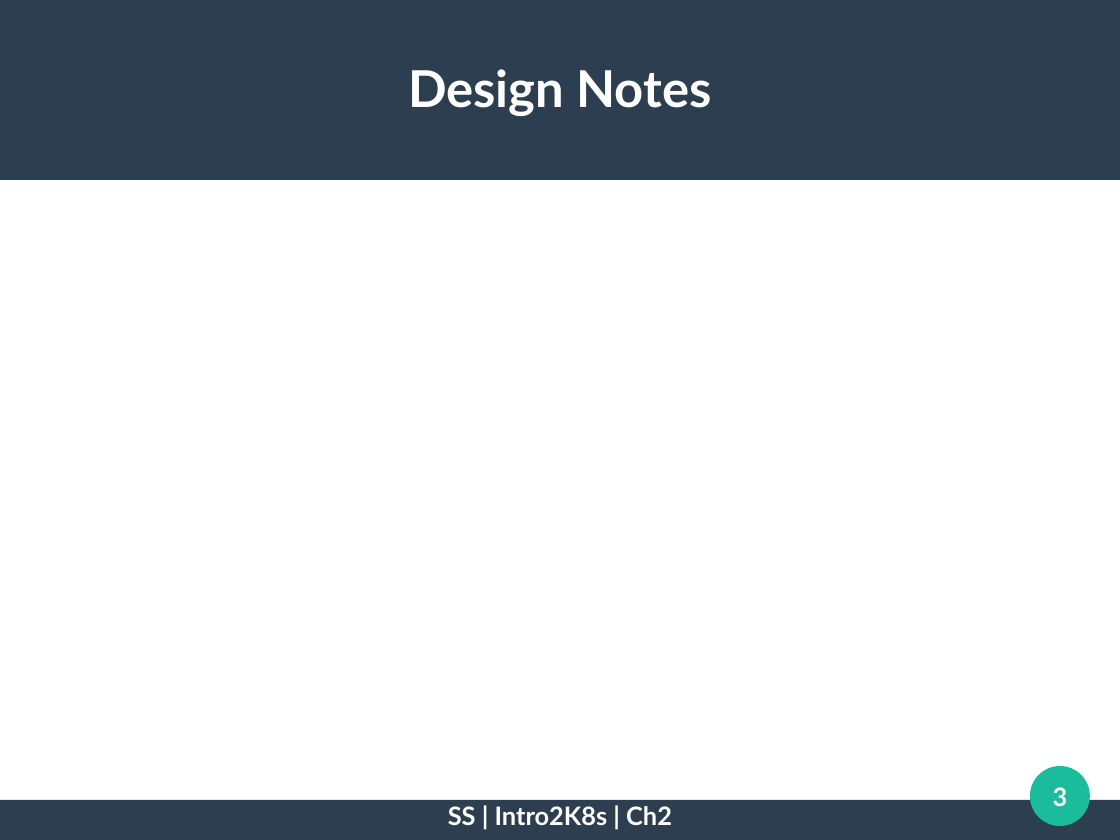
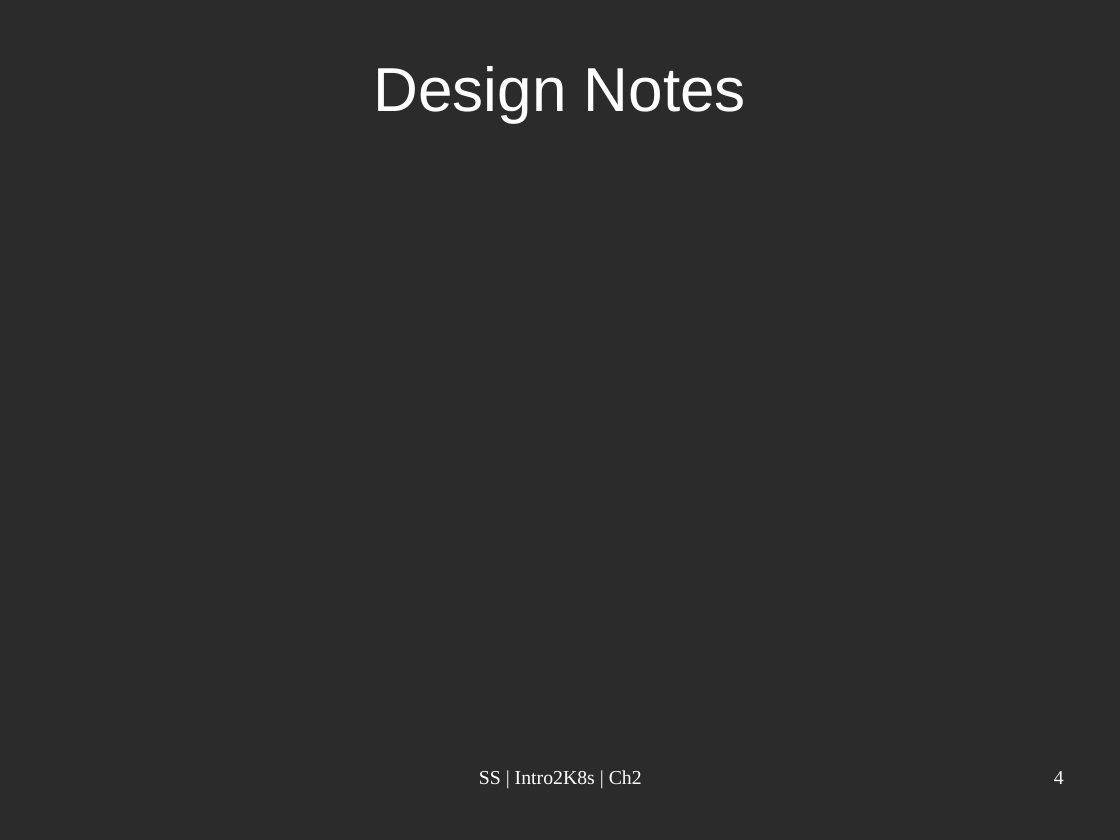
Before and after one commit to sufisalman/intro2k8s, a slide deck: slide 4 of chapter3/concepts/concepts3.odp (slide 3 before the commit). Drawn at 1120x840 pixels with LibreOffice and Linux fonts; fonts in the diff are those of the drawing; background and template pictures are left out; a plain dark background stands for a picture behind light text. Boxes give left, top, right and bottom in pixels: in the first picture for what was removed or moved away, otherwise in the second. Text is boxed around its words. In the diff, an @@ line names an element or a change of style, - is before the commit and + after.

```diff
--- a/chapter3/concepts/concepts3.odp
+++ b/chapter3/concepts/concepts3.odp
@@ background #FFFFFF to picture (left out) @@
@@ rectangle removed at <box>0,0,1120,180</box> @@
@@ title "Design Notes" at <box>373,66,746,122</box>: size 36 to 44 pt, font Lato to Arial, bold off @@
@@ text "SS | Intro2K8s | Ch2": place and size @@
-text "SS | Intro2K8s | Ch2" at <box>448,806,672,825</box>
+text "SS | Intro2K8s | Ch2" at <box>479,770,642,784</box>
@@ text "SS | Intro2K8s | Ch2" at <box>479,770,642,784</box>: size 18 to 14 pt, font Lato to Times New Roman, bold off @@
@@ ellipse removed at <box>1031,766,1091,826</box> @@
@@ page number added at <box>1054,771,1064,784</box>, 14 pt, text #FFFFFF @@
+4
@@ rectangle removed at <box>0,800,1120,839</box> @@
@@ page number removed at <box>1053,787,1068,807</box> @@
-3
```
Also in this commit, not shown: 2 other slides changed, 1 slide added, 7 other files.
